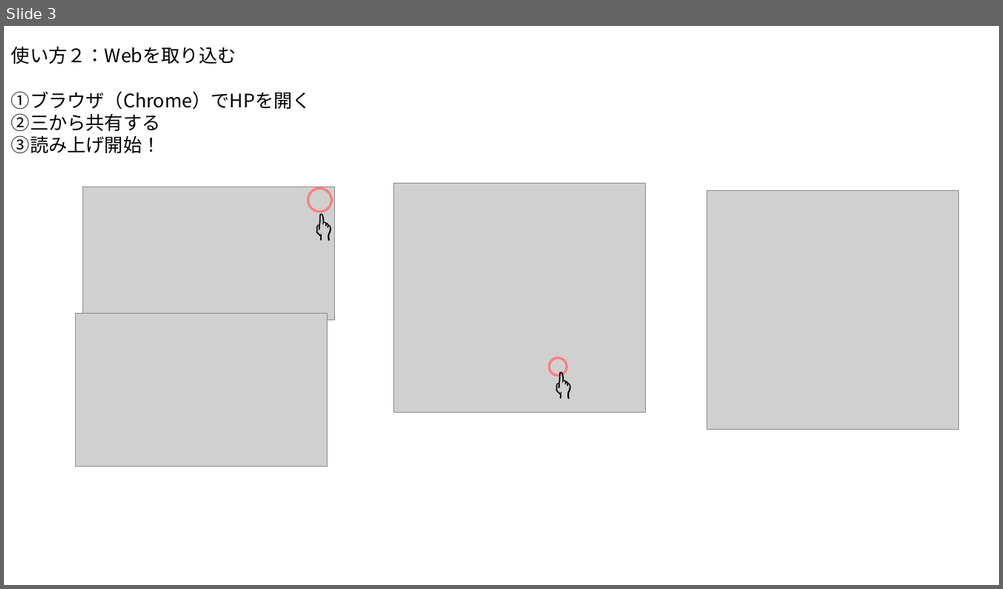
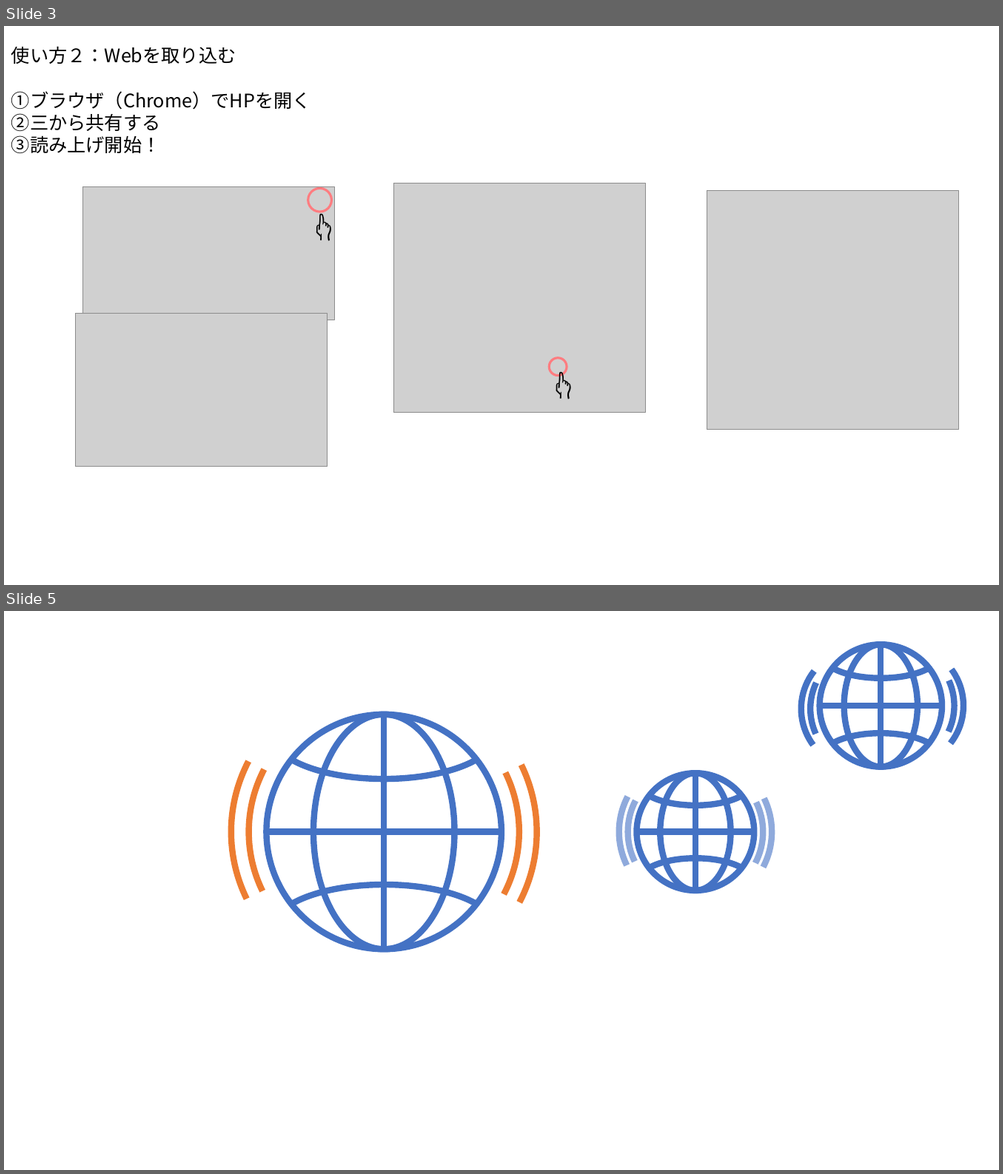
Before and after one commit to itoshin-tech/web_reader, a slide deck: docs/image/図の編集.pptx. Shown one above the other, each under a label of ours: slide 3 before the commit, slides 3 and 5 after it; the slides between them are not shown. The pictures are 1003x589 and 1003x1174 pixels, drawn with LibreOffice and Linux fonts; fonts in the diff are those of the drawing; grey boxes stand for pictures. Boxes give left, top, right and bottom in pixels: in the first picture for what was removed or moved away, otherwise in the second. Text is boxed around its words. In the diff, an @@ line names an element or a change of style, - is before the commit and + after.

```diff
--- a/docs/image/図の編集.pptx
+++ b/docs/image/図の編集.pptx
@@ slide 5 added at [4,611,999,1170], background #FFFFFF @@
@@ group added at [801,632,964,780]: 6 arc (boxed as its full ellipse)s, 2 ellipses, 2 lines @@
@@ group added at [231,680,536,985]: 6 arc (boxed as its full ellipse)s, 2 ellipses, 2 lines @@
@@ arc (boxed as its full ellipse) added at [619,756,771,908], outline #8FAADC 6 pt @@
@@ arc (boxed as its full ellipse) added at [619,756,771,908], outline #8FAADC 6 pt @@
@@ arc (boxed as its full ellipse) added at [628,765,762,900], outline #8FAADC 6 pt @@
@@ arc (boxed as its full ellipse) added at [628,765,762,900], outline #8FAADC 6 pt @@
@@ arc (boxed as its full ellipse) added at [640,762,751,806], outline #4472C4 6 pt @@
@@ ellipse added at [637,774,754,891], outline #4472C4 6 pt @@
@@ ellipse added at [660,774,731,891], outline #4472C4 6 pt @@
@@ line added from (696, 774) to (696, 891), #4472C4 6 pt @@
@@ line added from (637, 832) to (754, 832), #4472C4 6 pt @@
@@ arc (boxed as its full ellipse) added at [640,859,751,903], outline #4472C4 6 pt @@
```
Also in this commit, not shown: 1 other slide added.
